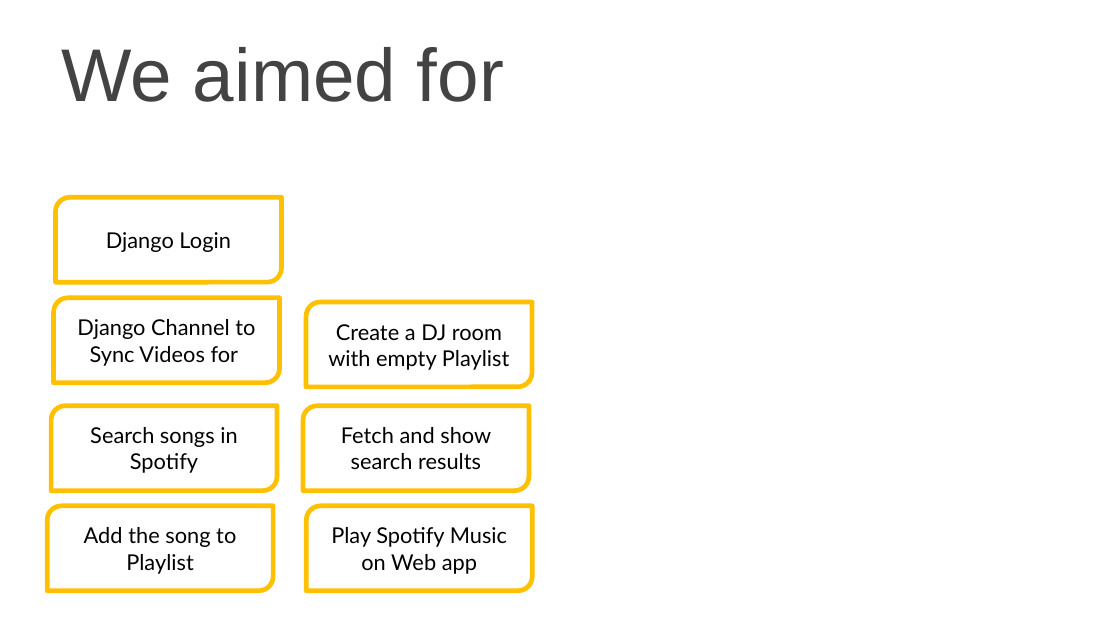
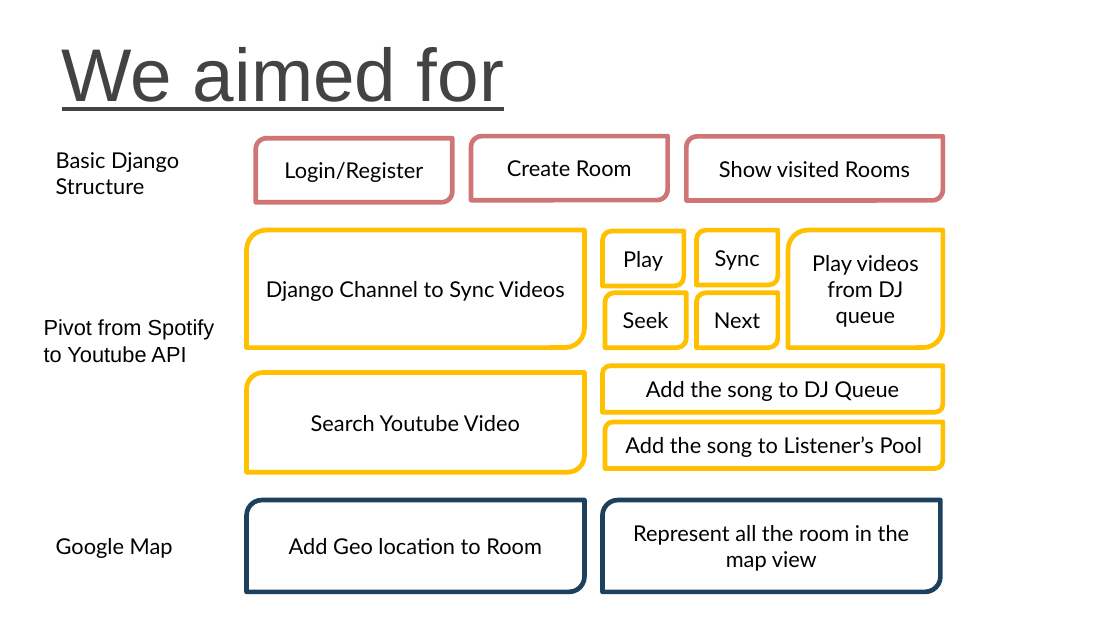
Before and after one commit to nkjack/17437-hot-pot-music-share, a slide deck: slide 5 of sprint-presentations/1119_WebApp_presentation.pptx. Drawn at 1120x630 pixels with LibreOffice and Linux fonts; fonts in the diff are those of the drawing; background and template pictures are left out. Boxes give left, top, right and bottom in pixels: in the first picture for what was removed or moved away, otherwise in the second. Text is boxed around its words. In the diff, an @@ line names an element or a change of style, - is before the commit and + after.

```diff
--- a/sprint-presentations/1119_WebApp_presentation.pptx
+++ b/sprint-presentations/1119_WebApp_presentation.pptx
@@ title "We aimed for" at (62,47,504,111): underline on @@
@@ round diag rect "Login/Register": place and size @@
-round diag rect "Login/Register" at (56,197,282,282)
+round diag rect "Login/Register" at (255,138,451,202)
@@ round diag rect "Login/Register" at (255,138,451,202): outline #FFC000 3 pt to #D07576 3 pt @@
@@ round diag rect added at (472,137,668,200), fill #FFFFFF, outline #D07576 3 pt, 14 pt, text #000000 @@
+Create Room
@@ round diag rect added at (687,137,943,200), fill #FFFFFF, outline #D07576 3 pt, 14 pt, text #000000 @@
+Show visited Rooms
@@ text added at (56,152,179,194), 14 pt, text #000000 @@
+Basic Django Structure
@@ text in round diag rect at (284,162,423,182): text changed @@
-Django Login
+Login/Register
@@ round diag rect "Django Channel to Sync Videos": place and size @@
-round diag rect "Django Channel to Sync Videos" at (54,298,280,383)
+round diag rect "Django Channel to Sync Videos" at (246,230,585,347)
@@ round diag rect added at (603,231,684,286), fill #FFFFFF, outline #FFC000 3 pt, 14 pt, text #000000 @@
+Play
@@ round diag rect added at (697,230,778,284), fill #FFFFFF, outline #FFC000 3 pt, 14 pt, text #000000 @@
+Sync
@@ round diag rect added at (788,230,943,347), fill #FFFFFF, outline #FFC000 3 pt, 14 pt, text #000000 @@
+Play videos from DJ queue
@@ text in round diag rect at (266,281,565,301): text changed @@
-Django Channel to Sync Videos for
+Django Channel to Sync Videos
@@ round diag rect added at (605,292,687,347), fill #FFFFFF, outline #FFC000 3 pt, 14 pt, text #000000 @@
+Seek
@@ round diag rect added at (697,292,778,347), fill #FFFFFF, outline #FFC000 3 pt, 14 pt, text #000000 @@
+Next
@@ text added at (44,319,215,363), 14 pt, text #000000 @@
+Pivot from Spotify to Youtube API
@@ round diag rect removed at (306,302,532,388) @@
-Create a DJ room with empty Playlist
@@ round diag rect "Search Youtube Video": place and size @@
-round diag rect "Search Youtube Video" at (52,405,278,491)
+round diag rect "Search Youtube Video" at (246,373,585,473)
@@ round diag rect "Add the song to DJ ...": place and size @@
-round diag rect "Add the song to DJ ..." at (47,506,273,591)
+round diag rect "Add the song to DJ ..." at (603,366,943,412)
@@ text in round diag rect at (646,381,900,401): text changed @@
-Add the song to Playlist
+Add the song to DJ Queue
@@ round diag rect removed at (304,405,530,491) @@
-Fetch and show search results
@@ text in round diag rect at (311,415,520,431): text changed @@
-Search songs in Spotify
+Search Youtube Video
@@ round diag rect added at (605,422,943,468), fill #FFFFFF, outline #FFC000 3 pt, 14 pt, text #000000 @@
+Add the song to Listener’s Pool
@@ round diag rect "Add Geo location to Room": place and size @@
-round diag rect "Add Geo location to Room" at (306,506,532,591)
+round diag rect "Add Geo location to Room" at (246,501,585,592)
@@ round diag rect "Add Geo location to Room" at (246,501,585,592): outline #FFC000 3 pt to #1D405D 3 pt @@
@@ round diag rect added at (603,501,941,592), fill #FFFFFF, outline #1D405D 3 pt, 14 pt, text #000000 @@
+Represent all the room in the map view
@@ text added at (56,538,173,558), 14 pt, text #000000 @@
+Google Map
@@ text in round diag rect at (289,538,542,554): text changed @@
-Play Spotify Music on Web app
+Add Geo location to Room
```
Also in this commit, not shown: 3 other slides changed, 5 slides added, 4 slides removed, 5 other files.
